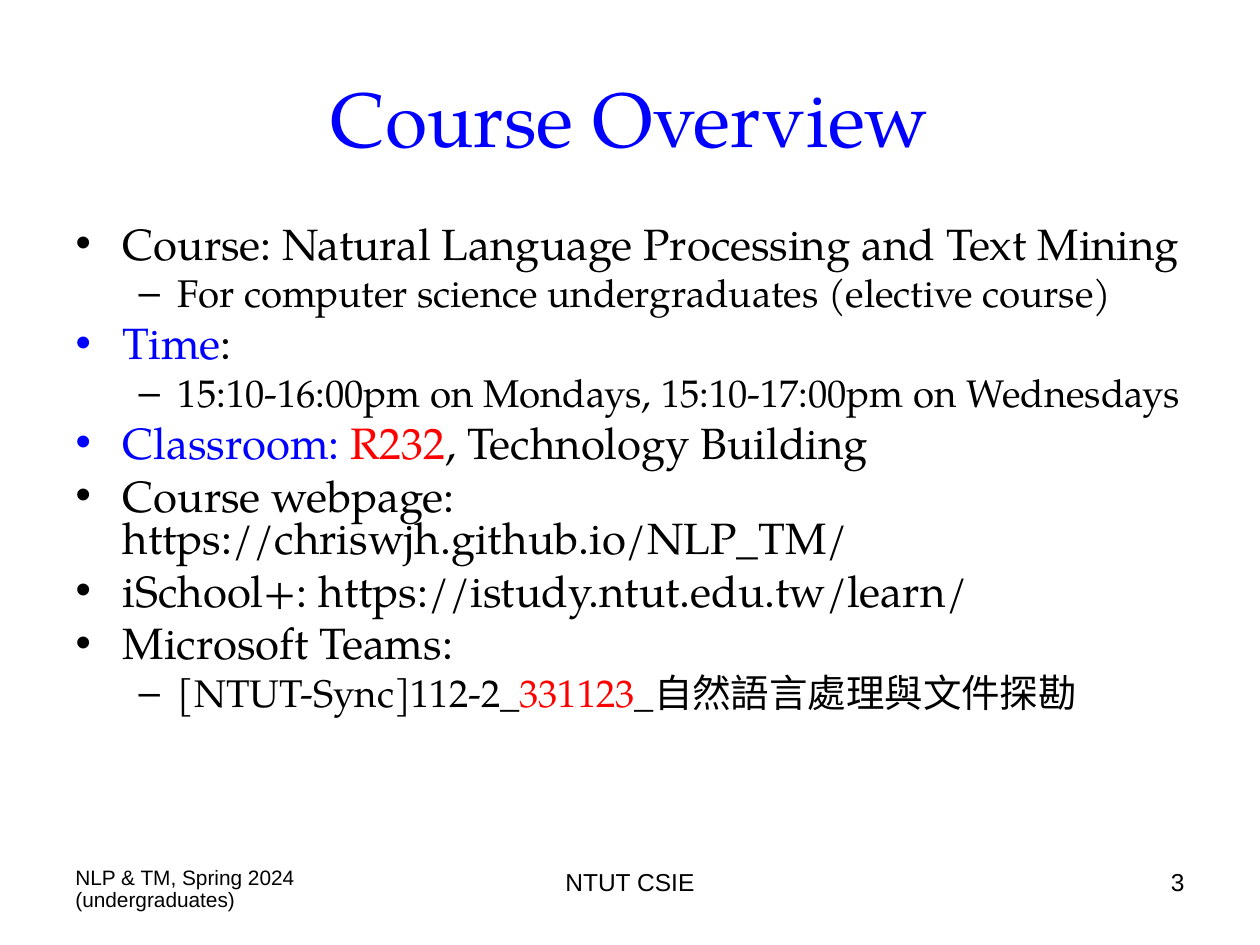
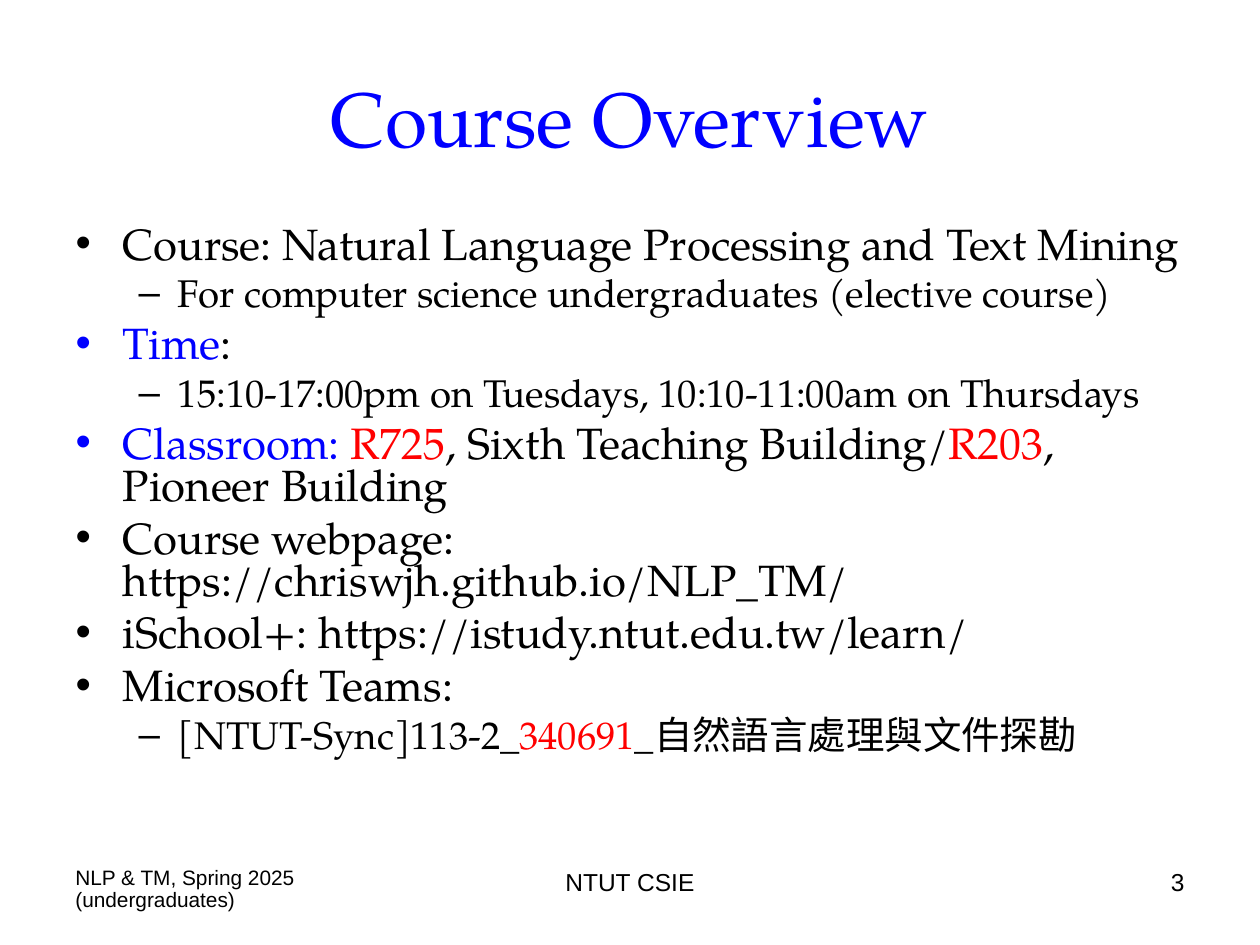
Before and after one commit to chriswjh/chriswjh.github.io, a slide deck: slide 3 of NLP_TM/00-Overview.ppt. Drawn at 1260x945 pixels with LibreOffice and Linux fonts; fonts in the diff are those of the drawing. Boxes give left, top, right and bottom in pixels: in the first picture for what was removed or moved away, otherwise in the second. Text is boxed around its words. In the diff, an @@ line names an element or a change of style, - is before the commit and + after.

```diff
--- a/NLP_TM/00-Overview.ppt
+++ b/NLP_TM/00-Overview.ppt
@@ text at (123, 379, 1139, 514): text changed; size 22 to 25 pt @@
-  – 15:10-16:00pm on Mondays, 15:10-17:00pm on Wednesdays
-• Classroom: R232, Technology Building
+  – 15:10-17:00pm on Tuesdays, 10:10-11:00am on Thursdays
+• Classroom: R725, Sixth Teaching Building/R203, Pioneer Building
@@ text at (178, 716, 1077, 760): text changed @@
-  – [NTUT-Sync]112-2_331123_自然語言處理與文件探勘
+  – [NTUT-Sync]113-2_340691_自然語言處理與文件探勘
@@ text at (75, 870, 294, 912): text changed @@
-NLP & TM, Spring 2024 (undergraduates)
+NLP & TM, Spring 2025 (undergraduates)
```
Also in this commit, not shown: 45 other slides changed.
